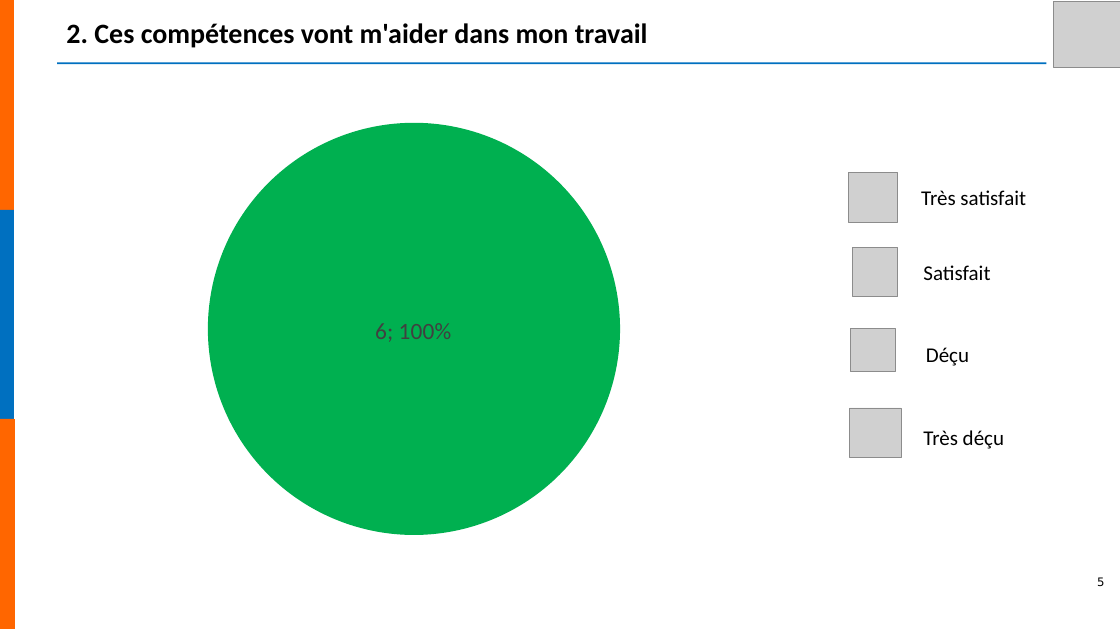
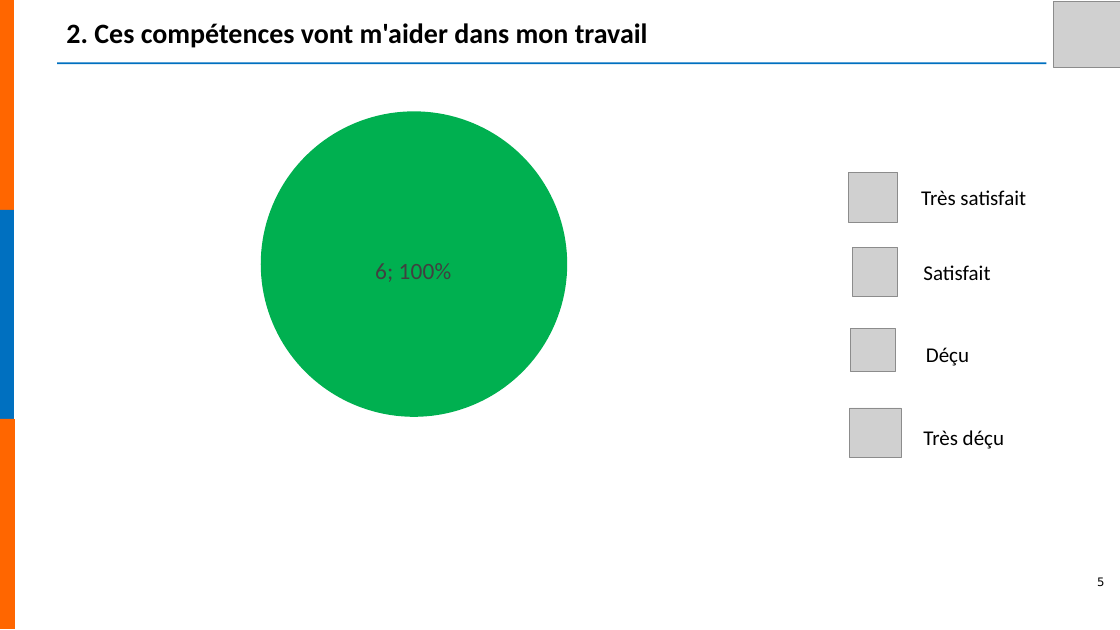
Before and after one commit to studio-catapulte/nefia-client-services, a slide deck: slide 5 of templates/analysis-block.pptx. Drawn at 1120x630 pixels with LibreOffice and Linux fonts; fonts in the diff are those of the drawing; grey boxes stand for pictures; background and template pictures are left out. Boxes give left, top, right and bottom in pixels: in the first picture for what was removed or moved away, otherwise in the second. Text is boxed around its words. In the diff, an @@ line names an element or a change of style, - is before the commit and + after.

```diff
--- a/templates/analysis-block.pptx
+++ b/templates/analysis-block.pptx
@@ pie chart: place and size @@
-pie chart at [58, 80, 805, 578]
+pie chart at [58, 80, 805, 450]
```
Also in this commit, not shown: 8 other slides changed, 3 other files.
